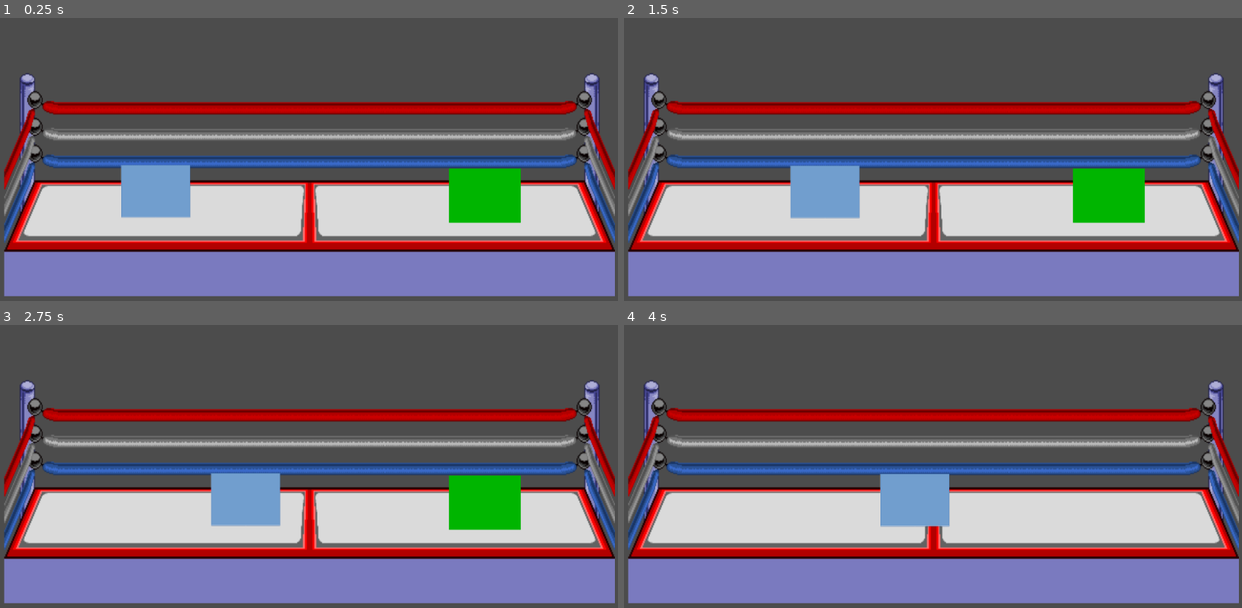
Above: before the commit, frames 1-4 (two rows, left to right).
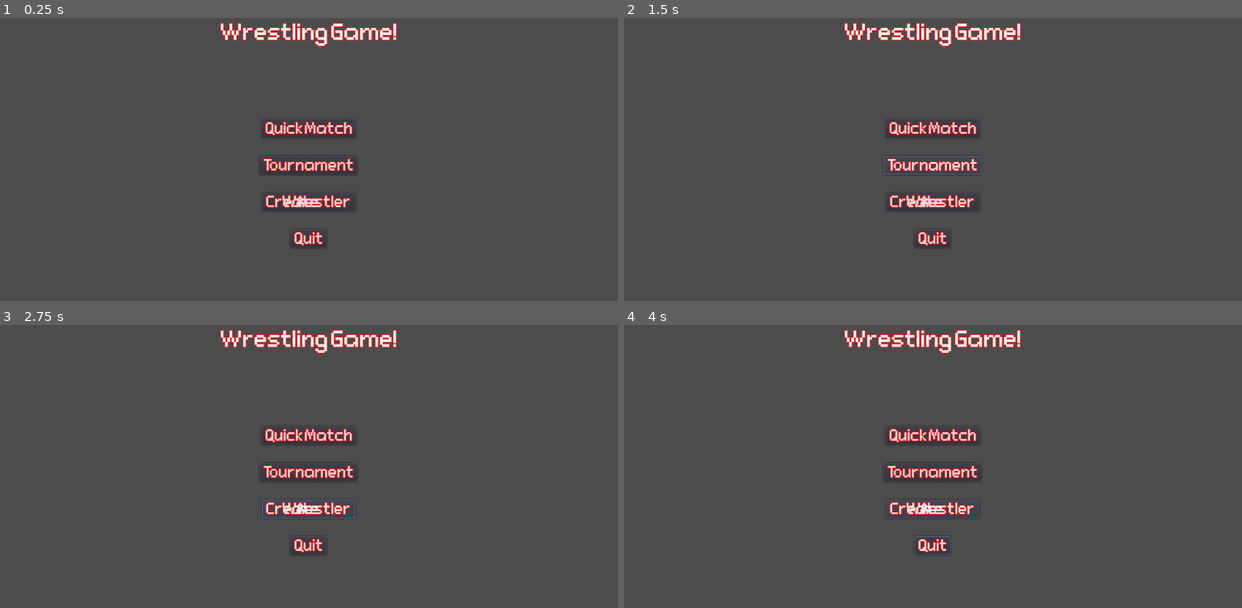
Above: after the commit, the same moments.

Repository: David1platt/GODOT_wrastlin_game
Game: Godot game, scene res://MainMenu.tscn
The game is run twice, just before and just after one commit, with the same random seed, the same clock (stepped at 60 frames per second) and the same inputs. Before the commit the project starts from res://Main.tscn.
Inputs (mouse positions are in pixels of both pictures, inside the frame that each line leads up to):
- Up to frame 1 (0.25 s): no input
- Up to frame 2 (1.5 s): click (933, 128) at 0.5 s, where only the run after the commit has a clickable "Quick Match"; click (933, 165) at 1.25 s, where only the run after the commit has a clickable "Tournament"
- Up to frame 3 (2.75 s): click (309, 508) at 2 s, where only the run after the commit has a clickable "Create A Wrestler"
- Up to frame 4 (4 s): hold Right (ui_right) 2.78-3.53 s; tap A (attack, bound only after the commit) at 2.85 s; tap J (jump) at 3.02, 3.32, 3.77, 3.8 s; tap S (kick, bound only after the commit) at 3.05, 3.6 s; hold Down (ui_down) from 3.53 s (still down)

The runs differ from the first frame. In frame 1, 54% of the frame differs, in the area x 0-100%, y 1-99%; in frame 2, 54%; in frame 3, 54%; in frame 4, 54%.

Commit message:
reorganized functions and added documentation

Diff:
--- a/Main.tscn
+++ b/Main.tscn
@@ -1,15 +1,28 @@
-[gd_scene load_steps=5 format=2]
+[gd_scene load_steps=9 format=2]
 
 [ext_resource path="res://Node.gd" type="Script" id=1]
 [ext_resource path="res://ring.tscn" type="PackedScene" id=2]
 [ext_resource path="res://Player.tscn" type="PackedScene" id=3]
 [ext_resource path="res://ai_opponent.tscn" type="PackedScene" id=4]
+[ext_resource path="res://GUI.tscn" type="PackedScene" id=5]
+[ext_resource path="res://GUI.gd" type="Script" id=6]
+[ext_resource path="res://GUI_Player.tscn" type="PackedScene" id=7]
+[ext_resource path="res://GUI_comp.gd" type="Script" id=8]
 
 [node name="Main" type="Node"]
 script = ExtResource( 1 )
 
 [node name="ring" parent="." instance=ExtResource( 2 )]
-position = Vector2( 511.193, 297.085 )
+position = Vector2( 512.693, 297.085 )
+
+[node name="Label" type="Label" parent="ring"]
+margin_left = -29.3592
+margin_top = -41.0887
+margin_right = 88.6408
+margin_bottom = -27.0887
+rect_scale = Vector2( 0.18, 0.3 )
+size_flags_horizontal = 0
+text = "press \"a\" to punch"
 
 [node name="Player" parent="." instance=ExtResource( 3 )]
 position = Vector2( 803.617, 339 )
@@ -18,22 +31,36 @@
 process_mode = 0
 wait_time = 2.0
 
-[node name="opponent" parent="." instance=ExtResource( 4 )]
+[node name="Opponent" parent="." instance=ExtResource( 4 )]
 position = Vector2( 247.346, 331.414 )
 scale = Vector2( 0.6, 0.6 )
 collision_mask = 3
 collision/safe_margin = 0.02
 
-[node name="Action" type="Timer" parent="opponent"]
+[node name="Action" type="Timer" parent="Opponent"]
 wait_time = 2.0
 
-[node name="Melee" type="Timer" parent="opponent"]
+[node name="Melee" type="Timer" parent="Opponent"]
+wait_time = 0.15
 
-[node name="Rest" type="Timer" parent="opponent"]
+[node name="Rest" type="Timer" parent="Opponent"]
 wait_time = 2.0
 
-[connection signal="strike" from="Player" to="opponent" method="_on_Struck"]
+[node name="GUI_player" parent="." instance=ExtResource( 5 )]
+margin_left = 525.0
+margin_top = 23.5
+margin_right = 1029.0
+margin_bottom = 76.5
+script = ExtResource( 6 )
+
+[node name="GUI_comp" parent="." instance=ExtResource( 7 )]
+margin_top = 23.0
+margin_right = 504.0
+margin_bottom = 76.0
+script = ExtResource( 8 )
+
+[connection signal="strike" from="Player" to="Opponent" method="_on_Struck"]
 [connection signal="timeout" from="Player/Timer" to="Player" method="_on_Timer_timeout"]
-[connection signal="timeout" from="opponent/Action" to="opponent" method="_on_Action_timeout"]
-[connection signal="timeout" from="opponent/Melee" to="opponent" method="_on_Melee_timeout"]
-[connection signal="timeout" from="opponent/Rest" to="opponent" method="_on_Rest_timeout"]
+[connection signal="timeout" from="Opponent/Action" to="Opponent" method="_on_Action_timeout"]
+[connection signal="timeout" from="Opponent/Melee" to="Opponent" method="_on_Melee_timeout"]
+[connection signal="timeout" from="Opponent/Rest" to="Opponent" method="_on_Rest_timeout"]
--- a/Node.gd
+++ b/Node.gd
@@ -1,20 +1,13 @@
 extends Node
 
-# class member variables go here, for example:
-# var a = 2
-# var b = "textvar"
 
+#this script connects signals going from game objects to methods in other objects
 func _ready():
 	$Player.connect("jump", $ring, "_on_Player_Jump")
 	$Player.connect("fall", $ring, "on_Player_Fall")
-	$Player.connect("move_past", $opponent, "_on_Moving_By")
-	$Player.connect("block", $opponent, "_on_Block")
-
-	# Called when the node is added to the scene for the first time.
-	# Initialization here
-
-
-#func _process(delta):
-#	# Called every frame. Delta is time since last frame.
-#	# Update game logic here.
-#	pass
+	$Player.connect("move_past", $Opponent, "_on_Moving_By")
+	$Player.connect("block", $Opponent, "_on_Block")
+	$"Opponent/Fist/".connect("e_strike", $Player, "on_Player_Struck")
+	$"Player/Fist/".connect("p_strike", $Opponent, "on_Enemy_Struck")
+	$Player.connect("health_changed", $GUI_player, "on_health_changed")
+	$Opponent.connect("health_changed", $GUI_comp, "on_health_changed")
--- a/Player.tscn
+++ b/Player.tscn
@@ -1,30 +1,65 @@
-[gd_scene load_steps=4 format=2]
+[gd_scene load_steps=8 format=2]
 
 [ext_resource path="res://player_controller.gd" type="Script" id=1]
 [ext_resource path="res://art/plyr_block.png" type="Texture" id=2]
+[ext_resource path="res://Fist.gd" type="Script" id=3]
+[ext_resource path="res://art/player_fist.png" type="Texture" id=4]
 
 [sub_resource type="RectangleShape2D" id=1]
-
-custom_solver_bias = 0.0
 extents = Vector2( 14, 10 )
 
+[sub_resource type="Animation" id=2]
+resource_name = "punch"
+length = 0.4
+tracks/0/type = "value"
+tracks/0/path = NodePath("..:position")
+tracks/0/interp = 1
+tracks/0/loop_wrap = true
+tracks/0/imported = false
+tracks/0/enabled = true
+tracks/0/keys = {
+"times": PoolRealArray( 0, 0.2, 0.4 ),
+"transitions": PoolRealArray( 1, 1, 1 ),
+"update": 0,
+"values": [ Vector2( -33.3333, 22.2222 ), Vector2( -111.111, 6.66666 ), Vector2( -35.5555, 25.5556 ) ]
+}
+
+[sub_resource type="RectangleShape2D" id=3]
+extents = Vector2( 16.2693, 21.6074 )
+
 [node name="Player" type="KinematicBody2D"]
-
 scale = Vector2( 0.9, 0.9 )
-input_pickable = false
-collision_layer = 1
-collision_mask = 1
 collision/safe_margin = 0.05
 script = ExtResource( 1 )
-_sections_unfolded = [ "collision" ]
 
-[node name="CollisionShape2D" type="CollisionShape2D" parent="." index="0"]
-
+[node name="CollisionShape2D" type="CollisionShape2D" parent="."]
 position = Vector2( 0.153534, -1.38915 )
 scale = Vector2( 4.73529, 4.92308 )
 shape = SubResource( 1 )
 
-[node name="Sprite" type="Sprite" parent="." index="1"]
+[node name="Sprite" type="Sprite" parent="."]
+texture = ExtResource( 2 )
 
-texture = ExtResource( 2 )
-_sections_unfolded = [ "Transform" ]
+[node name="Fist" type="Area2D" parent="."]
+editor/display_folded = true
+position = Vector2( -35.5555, 25.5556 )
+z_index = 1
+z_as_relative = false
+script = ExtResource( 3 )
+__meta__ = {
+"_edit_group_": true
+}
+
+[node name="fist" type="Sprite" parent="Fist"]
+position = Vector2( -1.11111, -1.11111 )
+scale = Vector2( 0.2679, 0.456372 )
+texture = ExtResource( 4 )
+
+[node name="AnimationPlayer" type="AnimationPlayer" parent="Fist/fist"]
+anims/punch = SubResource( 2 )
+
+[node name="CollisionShape2D" type="CollisionShape2D" parent="Fist"]
+position = Vector2( -1.1111, 9.53674e-07 )
+shape = SubResource( 3 )
+
+[connection signal="body_entered" from="Fist" to="Fist" method="_on_Fist_body_entered"]
--- a/ai_opponent.gd
+++ b/ai_opponent.gd
@@ -8,12 +8,16 @@
 var move_check
 var plyr_hits
 var my_hits
+var max_health = 100.0
 enum status_type {ATTACK, FLEE, FLANK, REST}
+signal health_changed
+signal died
+signal strike
 var ring_back
 var ring_floor
 var status
 
-
+#variables are initialized here
 func _ready():
 	speed = 50
 	plyr = get_node("/root/Main/Player")
@@ -28,31 +32,75 @@
 	my_hits = 0
 	status = 0
 
-
-func choose_direct(direction, velocity):
-	match direction:
-		1, 2:
-			velocity.x -= 1
-			return velocity
-		3, 4:
-			velocity.x += 1
-			return velocity
-		5:
-			velocity.y += 1
-			return velocity
-		6:
-			velocity.y -= 1
-			return velocity
-		!1, !2, !3, !4:
-			pass
-
-
+#computer selects new direction to move and a new action to take depending on state_choice results
+func _on_Action_timeout():
+	move_check = false
+	velocity.x = 0
+	velocity.y = 0
+	ai_move()
+	state_choice()
+
+#everytime the Melee timer times out a new ai action choice is made
+func _on_Melee_timeout():
+	state_choice()
+# ndom number between 1 - 100 is select the action of the computer player
+func state_choice():
+	var chance = randi() % 100 + 1
+	if plyr_hits > 1: #if computer is hit by the human player more than once flee method call
+		status = status_type.FLEE
+		flee()
+		return
+	if chance < 20:#no action here yet
+		chance = 0
+		pass
+	if chance > 20 and chance < 50:#computer plays a punch animation, attacking the player
+		print("punch")
+		get_node("Fist/fist/AnimationPlayer").play("punch")#attacks player triggers fist event you'll find in the ai-fist script in the Fist sub-node of Opponent
+		my_hits += 1
+		chance = 0
+		return
+	if my_hits > 2:#if computer hits player more than twice computer engages a grapple move
+		print("grapple")
+		my_hits = 0
+		chance = 0
+		return
+	if chance > 98 and chance < 100:#computer player flanks/moves around human player
+		status = status_type.FLANK
+		print("flank")
+		chance = 0
+		return
+
+#unused function
+#func choose_direct(direction, velocity):
+#	match direction:
+#		1, 2:
+#			velocity.x -= 1
+#			return velocity
+#		3, 4:
+#			velocity.x += 1
+#			return velocity
+#		5:
+#			velocity.y += 1
+#			return velocity
+#		6:
+#			velocity.y -= 1
+#			return velocity
+#		!1, !2, !3, !4:
+#			pass
+
+#computer player moves toward human player
 func ai_move():
 	if position.distance_to(plyr.position) > 128:
-		velocity = (plyr.position - position) * speed
-
-
-#warning-ignore:unused_argument
+		velocity = (plyr.position - position) * speed #sets vector going toward human player
+		$Sprite.flip_h = velocity.x < 0
+		#if velocity.x < 0:
+		#	$Fist.position.x -= 40
+		#else:
+		#	$Fist.position.x = 40
+
+#warning-ignore:unused_argumen
+#if the computer player can move the game loop checks what the ai state is, state is saved
+#in status variable which selects from a list of enum values
 func _physics_process(delta):
 	if move_check:
 		match status:
@@ -66,31 +114,14 @@
 				flee()
 			_:
 				print("ai status is null!")
-	else:
-		ai_move()
-		$Melee.paused = false
-	if $Action.time_left > 1.9:
+	else:#if move_check fails
+		ai_move()#set computer direction
+		$Melee.paused = false#stops the attack action timer
+	if $Action.time_left > 1.9:#when Action timer reset computer allowed to move
 		move_check = true
 
-
-func state_choice():
-	var chance = randi() % 100 + 1
-	if plyr_hits > 1:
-		status = status_type.FLEE
-		flee()
-	if chance < 20:
-		pass
-	if chance > 20 and chance < 50:
-		print("punch")
-		my_hits += 1
-	if my_hits > 2:
-		print("grapple")
-		my_hits = 0
-	if chance > 85 and chance < 100:
-		status = status_type.FLANK
-		print("flank")
-
-
+#computer is over 128 pixels away from center of human player, move computer player
+#toward the computer player
 func movement():
 	if position.distance_to(plyr.position) > 128:
 		$Melee.paused = true
@@ -107,76 +138,72 @@
 			collision = move_and_collide(velocity.normalized())
 		if collision != null:
 			print(collision.collider.get_name())
-	else:
+	else:#if computer distance to player <= 128 pixels center of computer, computer stops
 		move_check = false
 		$Action.paused = true
 
-
+#sets computer move vector away from player, allows computer to move 220 pixels away from player
+#then moves the computer back to towards the player
 func flee():
 	velocity.x += 1
 	velocity = (plyr.position - position) * -1
-	if position.distance_to(plyr.position) <= 220:
+	if position.distance_to(plyr.position) <= 220:#confirms computer moving away
 		move_check = true
 		move_and_collide(velocity.normalized())
-	if position.distance_to(plyr.position) >= 220:
+	if position.distance_to(plyr.position) >= 220:#resets computer to move too player
 		status = status_type.ATTACK
 		plyr_hits = 0
 
-
+#puter circles around player then moves back in to attack player from opposite side
 func flank():
-	if position.distance_to(plyr.position) < 200:
+	if position.distance_to(plyr.position) < 160:
 		move_check = true
 		if position.y <= plyr.position.y:
+			velocity.y -= 1
+			velocity.x = 0
+		if position.y >= plyr.position.y:
 			velocity.y += 1
 			velocity.x = 0
-		if position.y >= plyr.position.y:
-			velocity.y -= 1
-			velocity.x = 0
 		if position.y == plyr.position.y:
-			if position.distance_to(ring_floor.position) < 250:
+			if position.distance_to(ring_floor.position) < 10:
+				velocity.y -= 1
+				velocity.x = 0
+			if position.distance_to(ring_back.position) < 10:
 				velocity.y += 1
 				velocity.x = 0
-			if position.distance_to(ring_back.position) < 250:
-				velocity.y -= 1
-				velocity.x = 0
-		if position.y <= plyr.position.y + 60:
+		if position.y >= plyr.position.y + 30:
 			velocity.y = 0
 			velocity.x += 1
-		if position.y >= plyr.position.y - 60:
+		elif position.y <= plyr.position.y - 30:
 			velocity.y = 0
-			velocity.x -= 1
+			velocity.x += 1
 		$Melee.paused = true
-		move_and_collide(velocity.normalized())
-
-
-func _on_Action_timeout():
-	move_check = false
-	velocity.x = 0
-	velocity.y = 0
-	ai_move()
-
+		collision = move_and_collide(velocity.normalized())
+	else:
+		status = status_type.ATTACK
+		return
+
+#allows player to pass by computer player
 func _on_Moving_By():
-	var player = get_parent().get_node("Player")
+	var player = $"../Player"
 	add_collision_exception_with(player)
 
-
+# stops player from entering computer player space
 func _on_Block():
-	var player = get_parent().get_node("Player")
+	var player = $"../Player"
 	remove_collision_exception_with(player)
 
-
-func _on_Struck():
-		plyr_hits += 1
-
+#updates computer player health and sends signal to lifebar GUI
+func on_Enemy_Struck():
+	plyr_hits += 1
+	max_health -= 5
+	emit_signal("health_changed", max_health)
+
+#not active yet
 func _on_Grabbed():
 	pass
 
-
-func _on_Melee_timeout():
-	state_choice()
-
-
-
+#not in use yet, I don't think
 func _on_Rest_timeout():
 	status = status_type.ATTACK
 	pass # Replace with function body.
--- a/ai_opponent.tscn
+++ b/ai_opponent.tscn
@@ -1,10 +1,31 @@
-[gd_scene load_steps=4 format=2]
+[gd_scene load_steps=8 format=2]
 
 [ext_resource path="res://ai_opponent.gd" type="Script" id=1]
 [ext_resource path="res://art/ai_block.png" type="Texture" id=2]
+[ext_resource path="res://ai_fist.gd" type="Script" id=3]
+[ext_resource path="res://ai_fist.png" type="Texture" id=4]
 
 [sub_resource type="RectangleShape2D" id=1]
 extents = Vector2( 9.9767, 11.2887 )
+
+[sub_resource type="Animation" id=2]
+resource_name = "punch"
+length = 0.4
+tracks/0/type = "value"
+tracks/0/path = NodePath("..:position")
+tracks/0/interp = 1
+tracks/0/loop_wrap = true
+tracks/0/imported = false
+tracks/0/enabled = true
+tracks/0/keys = {
+"times": PoolRealArray( 0, 0.2, 0.4 ),
+"transitions": PoolRealArray( 1, 1, 1 ),
+"update": 0,
+"values": [ Vector2( 43.0768, 30.7692 ), Vector2( 144, 17.2308 ), Vector2( 50.4615, 33.2308 ) ]
+}
+
+[sub_resource type="RectangleShape2D" id=3]
+extents = Vector2( 19.6923, 24 )
 
 [node name="KinematicBody2D" type="KinematicBody2D"]
 position = Vector2( 465, 282 )
@@ -19,3 +40,25 @@
 [node name="Sprite" type="Sprite" parent="."]
 position = Vector2( 3.05176e-05, -3.52859e-05 )
 texture = ExtResource( 2 )
+
+[node name="Fist" type="Area2D" parent="."]
+position = Vector2( 50.4615, 33.2308 )
+z_as_relative = false
+script = ExtResource( 3 )
+__meta__ = {
+"_edit_group_": true
+}
+
+[node name="fist" type="Sprite" parent="Fist"]
+position = Vector2( 0.615601, -3.07693 )
+scale = Vector2( 0.367983, 0.533156 )
+texture = ExtResource( 4 )
+
+[node name="AnimationPlayer" type="AnimationPlayer" parent="Fist/fist"]
+anims/punch = SubResource( 2 )
+
+[node name="CollisionShape2D" type="CollisionShape2D" parent="Fist"]
+position = Vector2( 0, -3.69229 )
+shape = SubResource( 3 )
+
+[connection signal="body_entered" from="Fist" to="Fist" method="_on_Fist_body_entered"]
--- a/player_controller.gd
+++ b/player_controller.gd
@@ -4,39 +4,45 @@
 var jump_speed
 var orig_y
 var velocity
-
+var min_health
+var max_health
+var jump_state
+var linear_vel = Vector2()
+var opponent
+var collision
+var fist_g
 signal jump
 signal fall
 signal move_past
 signal block
 signal strike
 signal grapple
+signal health_changed
 
-var jump_state
-var linear_vel = Vector2()
-var opponent
-var collision
-
+#ready() allows us to initialize variables when the object is created in the game world
 func _ready():
 	velocity = 0
 	speed = 7
 	jump_speed = 11
 	jump_state = true
 	orig_y = position.y
-	opponent = get_node("/root/Main/opponent")
+	opponent = get_node("/root/Main/Opponent")
 	$Timer.stop()
+	max_health = 100
+	min_health = 0
+	fist_g = false
 
+#physics_process runs on a loop that updates every frame, which should be 60 fps
 func _physics_process(delta):
-	linear_vel = move()
+	linear_vel = move()# linear_vel is the movement vector for the player
 	linear_vel *= speed
-	#linear_vel = lerp(linear_vel, speed_direction, 0.3)
-	if Input.is_action_just_pressed("jump"):
+	if Input.is_action_just_pressed("jump"):# sets the initial y coordinate of the player sprite
 		orig_y = position.y
-	if Input.is_action_pressed("jump") && jump_state:
-		linear_vel = jump(linear_vel)
-	linear_vel = _on_Timer_timeout()
-	collision = move_and_collide(linear_vel)
-	if collision and collision.collider.get_name() == "opponent":
+	if Input.is_action_pressed("jump") && jump_state:#jump boolean checks if player sprite is on the ground
+		linear_vel = jump(linear_vel)#jump() changes the vertical y-axis of the movement vector
+	linear_vel = _on_Timer_timeout()# when the timer times out the player falls back to their original vertical position and can jump again
+	collision = move_and_collide(linear_vel) #built in move method that checks for collisions
+	if collision and collision.collider.get_name() == "Opponent": #checks if collider is the computer player
 		if position.y >= collision.collider.position.y + 30 or position.y <= collision.collider.position.y - 30:
 			emit_signal("move_past")
 	elif position.y <= opponent.position.y + 30 and position.y >= opponent.position.y - 30:
@@ -45,24 +51,31 @@
 	attack()
 
 func attack():
-	if Input.is_key_pressed(KEY_A):
-		if collision != null and collision.collider.get_name() == "opponent":
-			emit_signal("strike")
-			print("player punch")
-	if Input.is_key_pressed(KEY_S):
-		emit_signal("strike")
-		print("player kick")
+	if Input.is_action_just_pressed("attack"):
+		hit()
+	if Input.is_action_just_pressed("kick"):
+		hit()
 	if Input.is_key_pressed(KEY_D):
 		emit_signal("grapple")
 		print("player grab")
 
+func hit():
+		get_node("Fist/fist/AnimationPlayer").play("punch")
+		fist_g = true
+
+#updates health when player is hit and sends a signal to the life bar GUI
+func on_Player_Struck():
+	max_health -= 5
+	emit_signal("health_changed", max_health)
+	print(max_health)
+
+#changes to velocity x and y values change the movement vector each frame
 func move():
-	#jump_state = true
 	var velocity = Vector2()
 	#velocity = gravity
 	if Input.is_action_pressed("ui_up"):
 		velocity.y -= 1
-		orig_y = position.y
+		orig_y = position.y #sets vertical origin for jumping
 	if Input.is_action_pressed("ui_down"):
 		velocity.y += 1
 	if Input.is_action_pressed("ui_right"):
@@ -72,16 +85,18 @@
 	#velocity *= speed
 	return velocity.normalized()
 
+#while the timer is still running the movement vector is changed applying and up and fwd force to simulate
+#a jumping motion updated move vector is returned
 func jump(linear_vel):
 	$Timer.paused = false
 	$Timer.start()
 	emit_signal("jump")
-	#while $Timer.time_left > 0:
 	linear_vel.y -= 1
 	linear_vel.y *= jump_speed
 	linear_vel.x = linear_vel.x / 5
 	return linear_vel
 
+#when the timer runs out the move vector is changed to make the player fall, player can jump again
 func _on_Timer_timeout():
 	if position.y < orig_y:
 		jump_state = false
--- a/project.godot
+++ b/project.godot
@@ -16,7 +16,7 @@
 [application]
 
 config/name="wrastling_fix"
-run/main_scene="res://Main.tscn"
+run/main_scene="res://MainMenu.tscn"
 config/icon="res://icon.png"
 
 [input]
@@ -24,6 +24,16 @@
 jump={
 "deadzone": 0.5,
 "events": [ Object(InputEventKey,"resource_local_to_scene":false,"resource_name":"","device":0,"alt":false,"shift":false,"control":false,"meta":false,"command":false,"pressed":false,"scancode":74,"unicode":0,"echo":false,"script":null)
+ ]
+}
+attack={
+"deadzone": 0.5,
+"events": [ Object(InputEventKey,"resource_local_to_scene":false,"resource_name":"","device":0,"alt":false,"shift":false,"control":false,"meta":false,"command":false,"pressed":false,"scancode":65,"unicode":0,"echo":false,"script":null)
+ ]
+}
+kick={
+"deadzone": 0.5,
+"events": [ Object(InputEventKey,"resource_local_to_scene":false,"resource_name":"","device":0,"alt":false,"shift":false,"control":false,"meta":false,"command":false,"pressed":false,"scancode":83,"unicode":0,"echo":false,"script":null)
  ]
 }
 
